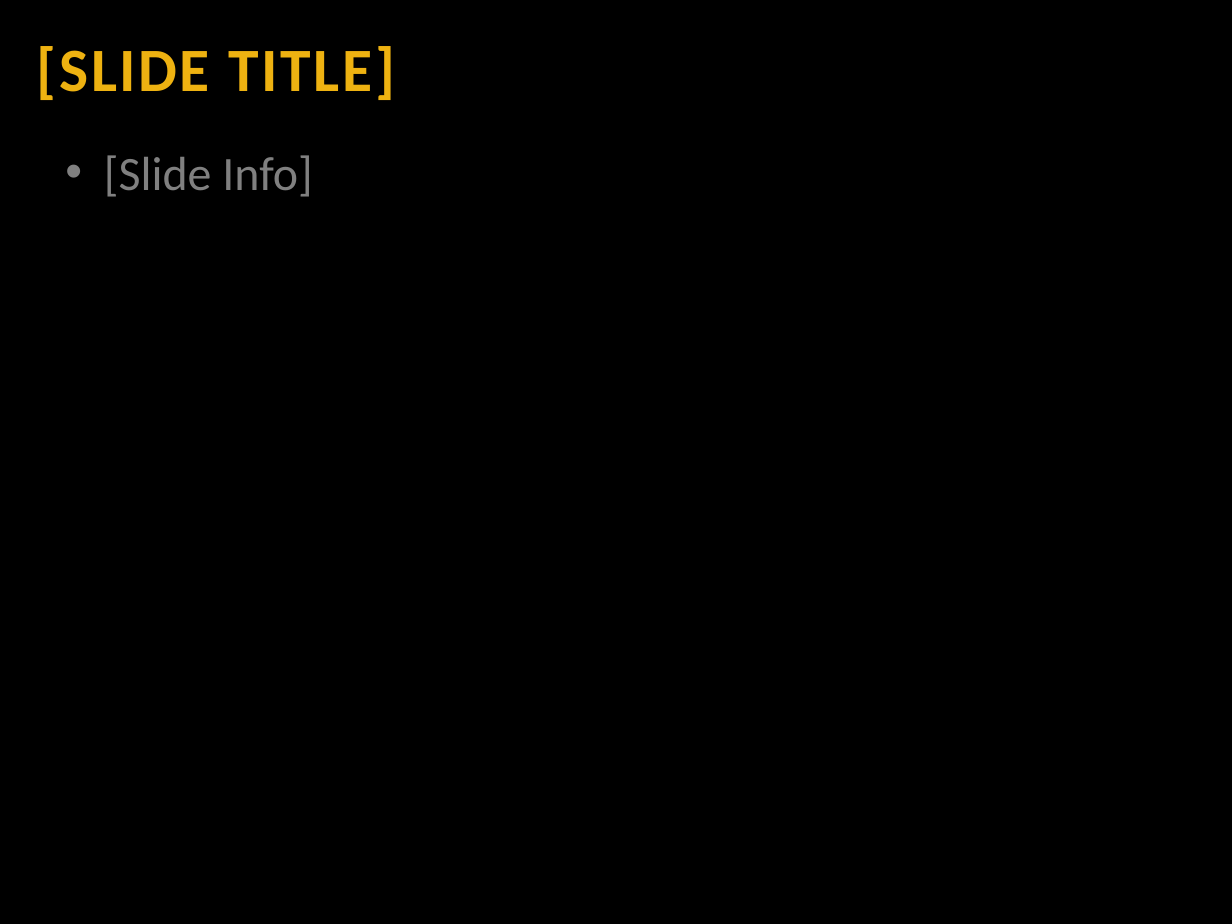
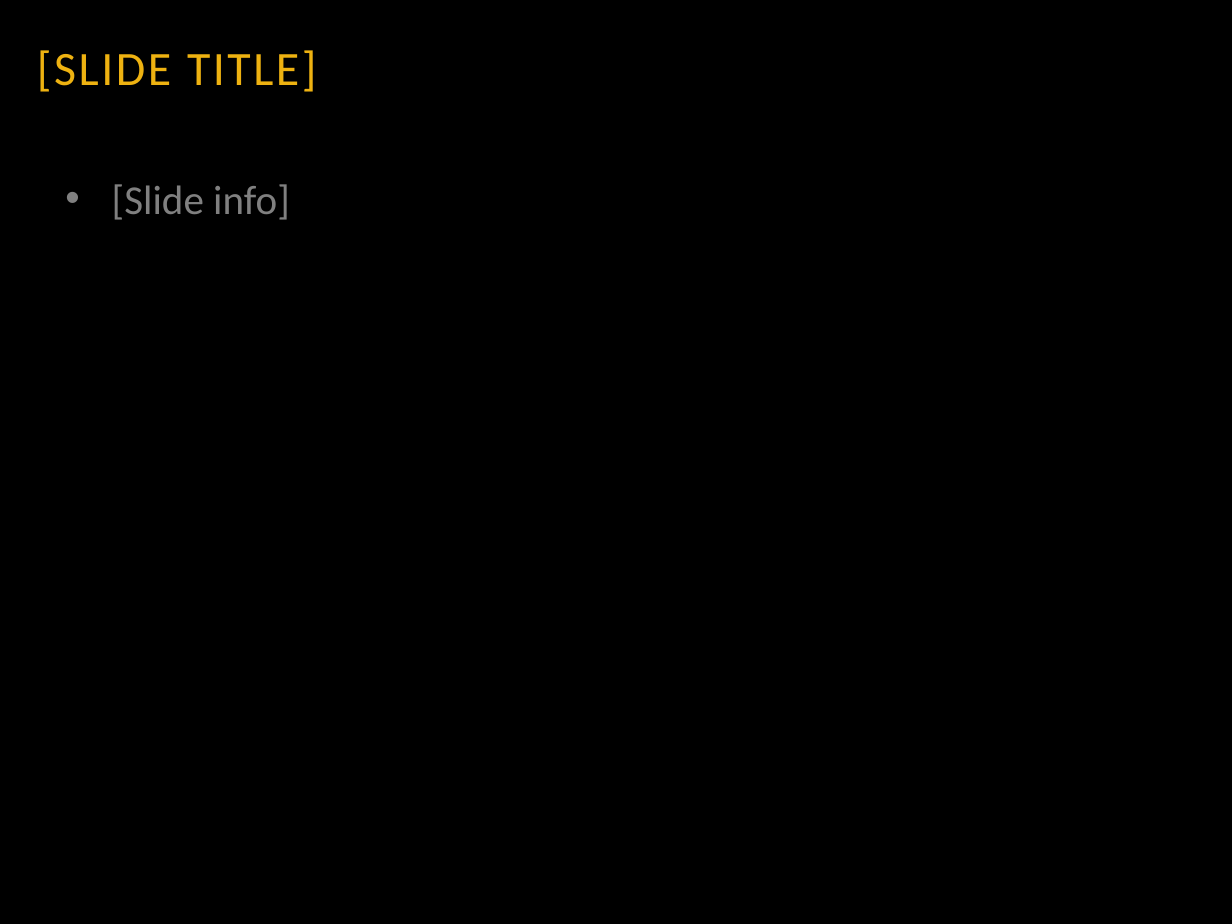
Before and after one commit to GTOR-BajaSAE/GTORDocumentation, a slide deck: slide 2 of 02 - Documentation Resources/DAQ Presentation Template.pptx. Drawn at 1232x924 pixels with LibreOffice and Linux fonts; fonts in the diff are those of the drawing; background and template pictures are left out. Boxes give left, top, right and bottom in pixels: in the first picture for what was removed or moved away, otherwise in the second. Text is boxed around its words. In the diff, an @@ line names an element or a change of style, - is before the commit and + after.

```diff
--- a/02 - Documentation Resources/DAQ Presentation Template.pptx
+++ b/02 - Documentation Resources/DAQ Presentation Template.pptx
@@ title "[SLIDE TITLE]" at (37, 50, 317, 92): size 36 to 28 pt, bold off @@
@@ text at (112, 184, 290, 220): text changed; size 28 to 24 pt @@
-• [Slide Info]
+• [Slide info]
```
Also in this commit, not shown: 1 other slide changed.
